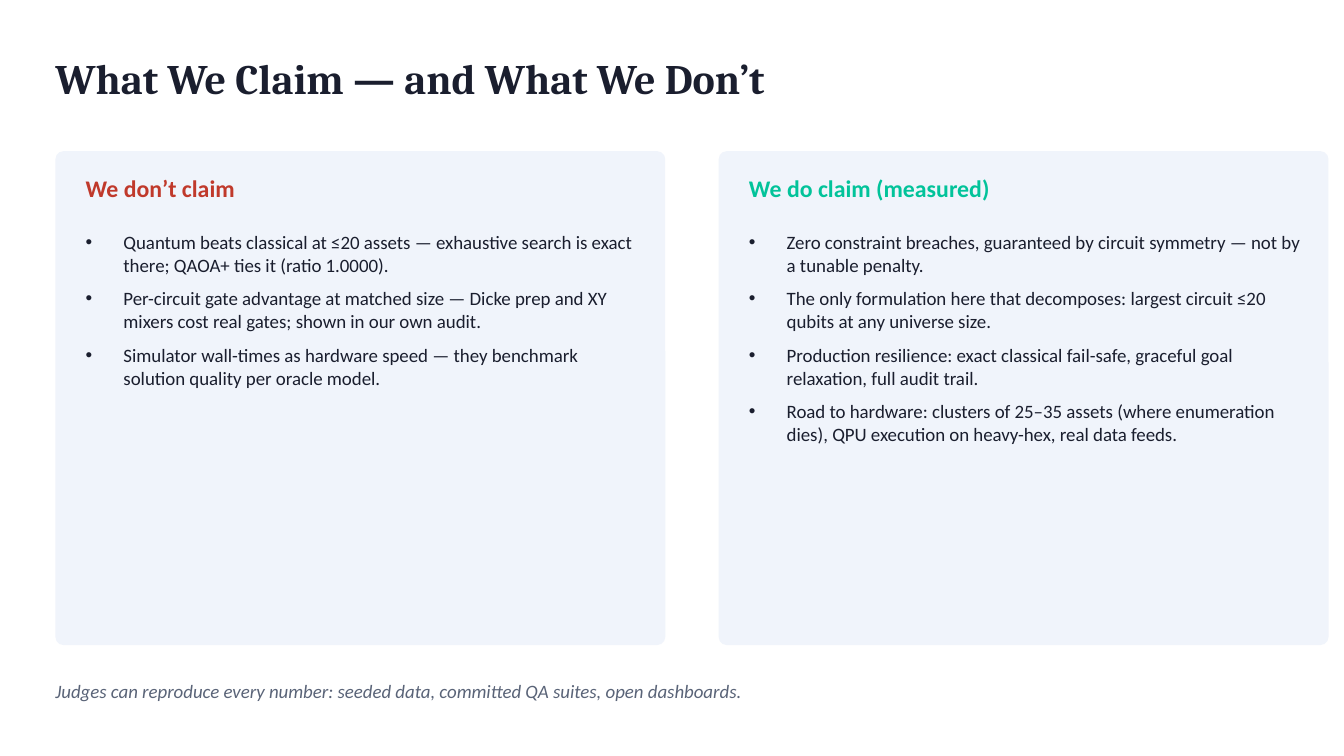
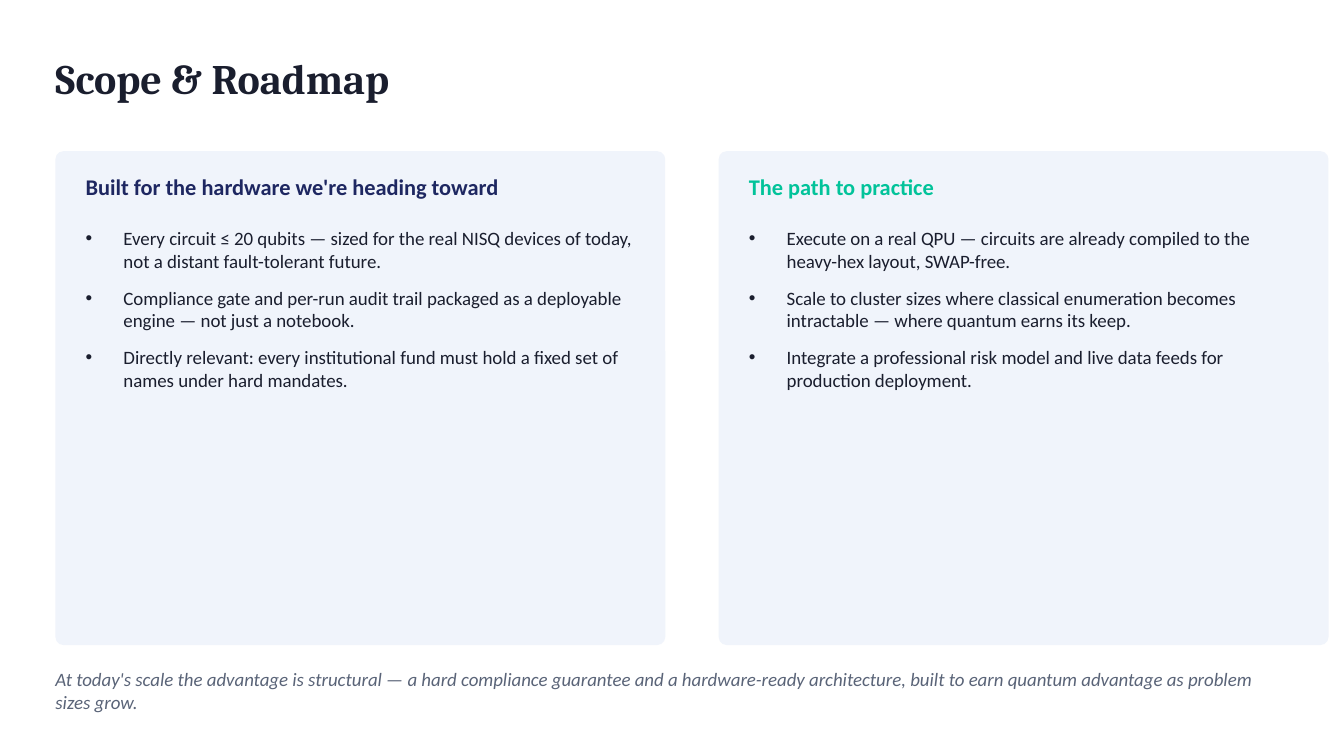
Before and after one commit to hastikacheddy/wiser-vanguard-quantum, a slide deck: slide 10 of presentation/WISER_Vanguard_OMEGA.pptx. Drawn at 1344x756 pixels with LibreOffice and Linux fonts; fonts in the diff are those of the drawing. Boxes give left, top, right and bottom in pixels: in the first picture for what was removed or moved away, otherwise in the second. Text is boxed around its words. In the diff, an @@ line names an element or a change of style, - is before the commit and + after.

Commit message:
Replace deck slide 10 with confident Scope & Roadmap
Swaps the limitations slide for a forward-looking Scope & Roadmap slide (usefulness, deployability, scalability); honest limits are handled in Q&A. Regenerates PPTX + PDF.

```diff
--- a/presentation/WISER_Vanguard_OMEGA.pptx
+++ b/presentation/WISER_Vanguard_OMEGA.pptx
@@ text at box(55, 65, 390, 103): text changed @@
-What We Claim — and What We Don’t
+Scope & Roadmap
@@ text at box(86, 179, 631, 387): text changed @@
-We don’t claim
-• Quantum beats classical at ≤20 assets — exhaustive search is exact there; QAOA+ ties it (ratio 1.0000).
-• Per-circuit gate advantage at matched size — Dicke prep and XY mixers cost real gates; shown in our own audit.
-• Simulator wall-times as hardware speed — they benchmark solution quality per oracle model.
+Built for the hardware we're heading toward
+• Every circuit ≤ 20 qubits — sized for the real NISQ devices of today, not a distant fault-tolerant future.
+• Compliance gate and per-run audit trail packaged as a deployable engine — not just a notebook.
+• Directly relevant: every institutional fund must hold a fixed set of names under hard mandates.
@@ text at box(749, 179, 1250, 390): text changed @@
-We do claim (measured)
-• Zero constraint breaches, guaranteed by circuit symmetry — not by a tunable penalty.
-• The only formulation here that decomposes: largest circuit ≤20 qubits at any universe size.
-• Production resilience: exact classical fail-safe, graceful goal relaxation, full audit trail.
-• Road to hardware: clusters of 25–35 assets (where enumeration dies), QPU execution on heavy-hex, real data feeds.
+The path to practice
+• Execute on a real QPU — circuits are already compiled to the heavy-hex layout, SWAP-free.
+• Scale to cluster sizes where classical enumeration becomes intractable — where quantum earns its keep.
+• Integrate a professional risk model and live data feeds for production deployment.
@@ text at box(55, 673, 1252, 712): text changed @@
-Judges can reproduce every number: seeded data, committed QA suites, open dashboards.
+At today's scale the advantage is structural — a hard compliance guarantee and a hardware-ready architecture, built to earn quantum advantage as problem sizes grow.
```
Also in this commit, not shown: 5 other slides changed, 1 other file.
